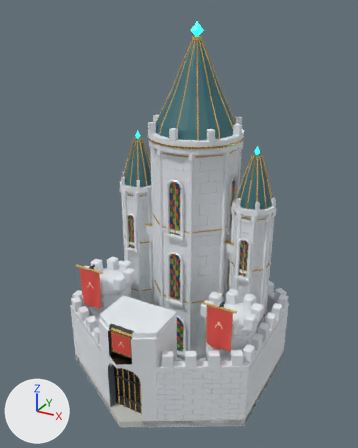
What one commit did to the Blender file apps/game/asset-sources/realms/citadel-empire-mix.blend.
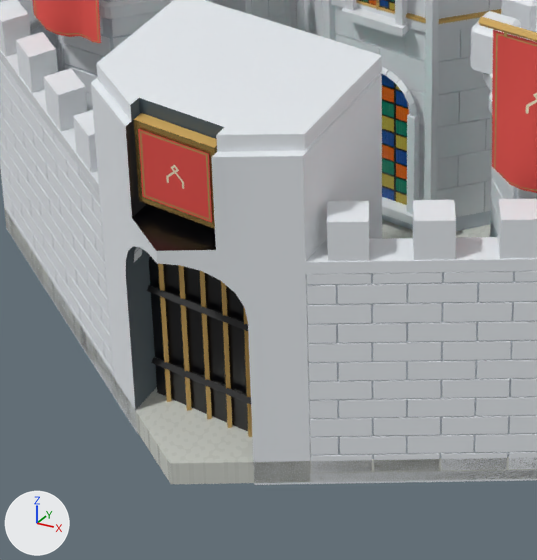
Each version appears first whole from a 50 mm lens placed at (1.86, -3.4, 3.07), pointed at (0.01, -0.04, 1.39), and next in a close-up on the part from 21% to 61% of the width and 66% to 100% of the height. The axes (+X, +Y, +Z) are drawn at lower left. The lights are the same throughout. The first two pictures are the older version.

In view in the first close-up: 'Citadel Empire / architecture', 'Citadel Order / cloth', 'Citadel Order / gate'.
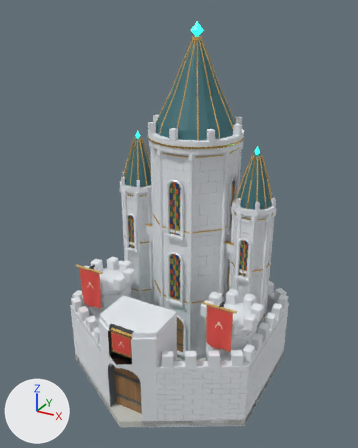
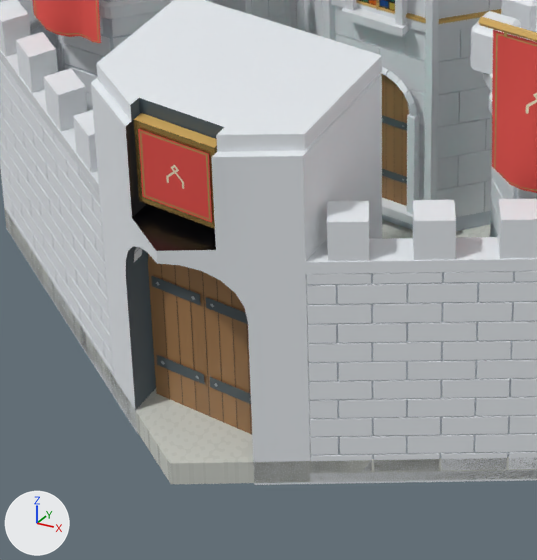
Where the change shows, as pixel boxes [x1, y1, x2, y2] in the close-ups (537 x 560 px):
part 1 of me_fore_bastion___tapered_core_003, rebuilt (62% wider)
    before: [220, 280, 232, 428]
    after: [217, 279, 237, 428]
part 2 of me_fore_bastion___tapered_core_003, rebuilt (mostly hidden afterwards)
    before: [243, 306, 252, 437]
    after: [246, 324, 252, 435]
part 3 of me_fore_bastion___tapered_core_003, rebuilt (mostly hidden afterwards)
    before: [158, 264, 171, 402]
    after: [161, 264, 170, 399]
part 4 of me_fore_bastion___tapered_core_003, rebuilt (47% wider)
    before: [178, 265, 192, 411]
    after: [175, 265, 196, 410]
part 5 of me_fore_bastion___tapered_core_003, rebuilt (mostly hidden afterwards)
    before: [199, 270, 212, 419]
    after: [202, 271, 210, 417]
part 6 of me_fore_bastion___tapered_core_003, built on
    before: [147, 285, 251, 404]
    after: [148, 74, 409, 434]

Edits to the bpy script that builds the scene:
```text
Change me_fore_bastion___tapered_core_003:
    used by ob_citadel_empire___architecture; location = (0.0, 0.0, 0.0)
    remove me_fore_bastion___tapered_core_003.from_pydata(...)  # 16592 vertices, 11830 faces; spans x -0.87..0.87, y -1.0..1.0, z -0.03..2.96
    add me_fore_bastion___tapered_core_003.from_pydata(...)  # 16784 vertices, 11842 faces; spans x -0.87..0.87, y -1.0..1.0, z -0.03..2.96
    me_fore_bastion___tapered_core_003 part 1: the loose piece of 8 vertices spanning x 0.05..0.06, y -0.86..-0.84, z 0.03..0.53 is rebuilt with 5 vertices and now spans x 0.04..0.07, y -0.85, z 0.01..0.54, in mat_citadel___cool_mortar
    me_fore_bastion___tapered_core_003 part 2: the loose piece of 8 vertices spanning x 0.1..0.12, y -0.86..-0.84, z 0.03..0.46 is rebuilt with 4 vertices and now spans x 0.11, y -0.85, z 0.01..0.5, in mat_citadel___cool_mortar
    me_fore_bastion___tapered_core_003 part 3: the loose piece of 8 vertices spanning x -0.12..-0.1, y -0.86..-0.84, z 0.03..0.46 is rebuilt with 4 vertices and now spans x -0.11, y -0.85, z 0.01..0.5, in mat_citadel___cool_mortar
    me_fore_bastion___tapered_core_003 part 4: the loose piece of 8 vertices spanning x -0.06..-0.05, y -0.86..-0.84, z 0.03..0.53 is rebuilt with 6 vertices and now spans x -0.07..-0.04, y -0.85, z 0.01..0.54, in mat_citadel___cool_mortar
    me_fore_bastion___tapered_core_003 part 5: the loose piece of 8 vertices spanning x -0.01..0.01, y -0.86..-0.84, z 0.03..0.53 is rebuilt with 5 vertices and now spans x 0.0, y -0.85, z 0.01..0.55, in mat_citadel___cool_mortar
    me_fore_bastion___tapered_core_003 part 6
    16 vertices are removed from x -0.14..0.14, y -0.86..-0.84, z 0.13..0.35
    12 faces are deleted
    198 vertices are added at x -0.14..0.14, y -0.85..-0.08, z 0.01..0.55
    14 new vertices lie (0.0, 0.0, 0.39) away from vertices in x -0.14..0.14, y -0.85..-0.08, z 0.01..0.1
    6 new vertices lie (0.0, 0.0, 0.52) away from vertices in x -0.07..0.07, y -0.85, z 0.01
    6 new vertices lie (0.0, 0.0, 0.36) away from vertices in x -0.07..0.07, y -0.08, z 0.1
    49 new faces join them, mat_citadel___cool_mortar
```
